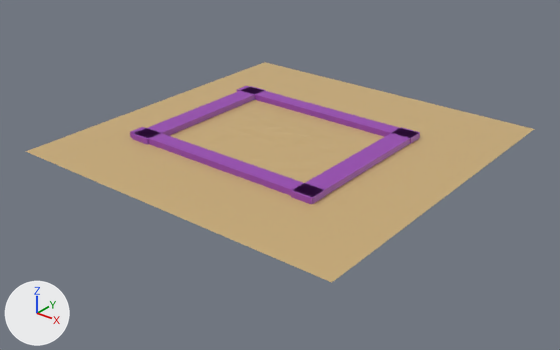
The glTF model assets/map.glb, before and after one commit.
Camera for both pictures: a 50 mm lens placed at (72.9, -93.4, 50.9), pointed at (2.9, -5.8, -3.4). Lighting does not change. The marker at lower left points along +X, +Y and +Z. Where no turn or scale is listed for an object, it has been applied to the vertices.

The first picture shows 'Plane', 'Terrain', 'Wall 1', 'Wall 2', 'Wall 3', 'Wall 4'.
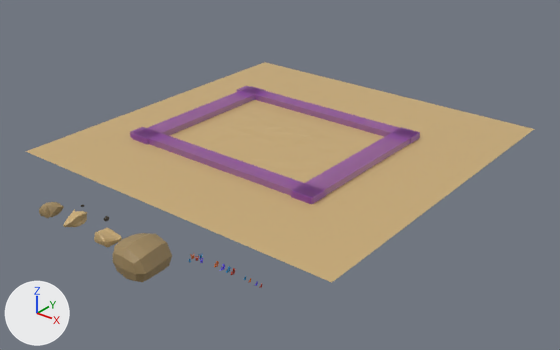
Where the change shows, as pixel boxes [x1, y1, x2, y2] in the pictures (560 x 350 px):
'Wall 4', surface changed: [130, 127, 325, 204] in both
'Wall 2', surface changed: [291, 127, 420, 204] in both
'Rock1', added (brown): after [112, 233, 172, 282]
'Wall 3', surface changed: [237, 86, 420, 144] in both
'Wall 1', surface changed: [132, 86, 266, 145] in both
'Rock3', added: after [94, 228, 122, 247]
'Rock2', added: after [39, 202, 64, 218]
'Rock5', added: after [63, 210, 87, 227]

Diff of the bpy script that builds the scene:
```diff
--- a/assets/map.glb.py
+++ b/assets/map.glb.py
@@ mat_material_002 @@
 mat_material_002.base_color = (0.313, 0.0612, 0.448)  # purple #9846b3
+mat_material_002.alpha = 0.599
@@ mat_rockmaterial1 @@
+mat_rockmaterial1 = principled_material('RockMaterial1')
+mat_rockmaterial1.base_color = (0.355, 0.25, 0.115)  # brown #a1895f
+mat_rockmaterial1.roughness = 0.476
@@ me_cube_007 @@
+me_cube_007.from_pydata(...)  # 182 vertices, 360 faces; spans x -0.97..1.31, y -2.32..1.5, z -1.1..1.0
+me_cube_007.materials.append(mat_material_001)  # brown #caad78
@@ me_cube_006 @@
+me_cube_006.from_pydata(...)  # 194 vertices, 384 faces; spans x -1.53..1.74, y -1.69..1.13, z -1.19..0.65
+me_cube_006.materials.append(mat_material_001)  # brown #caad78
@@ me_cube_005 @@
+me_cube_005.from_pydata(...)  # 134 vertices, 264 faces; spans x -1.16..1.5, y -1.17..1.46, z -1.0..0.87
+me_cube_005.materials.append(mat_rockmaterial1)  # brown #a1895f
@@ me_cube @@
+me_cube.from_pydata(...)  # 58 vertices, 112 faces; spans x -3.01..3.23, y -3.4..3.3, z -3.06..2.24
+me_cube.materials.append(mat_rockmaterial1)  # brown #a1895f
@@ ob_rock5 @@
+ob_rock5 = bpy.data.objects.new('Rock5', me_cube_007)
+ob_rock5.location = (-6.0, -38.7, 0.0)
@@ ob_rock3 @@
+ob_rock3 = bpy.data.objects.new('Rock3', me_cube_006)
+ob_rock3.location = (0.9, -39.1, 0.0)
@@ ob_rock2 @@
+ob_rock2 = bpy.data.objects.new('Rock2', me_cube_005)
+ob_rock2.location = (-10.9, -39.5, 0.0)
@@ ob_rock1 @@
+ob_rock1 = bpy.data.objects.new('Rock1', me_cube)
+ob_rock1.location = (7.7, -39.3, 0.0)
```
